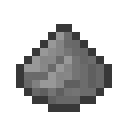
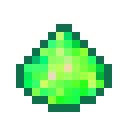
Before/after of a 128px x 128px layered artwork. What changed in the layer stack:
hid "stone", painted on it over 16, 24, 112, 112
showed "jewel" over 16, 24, 112, 112
